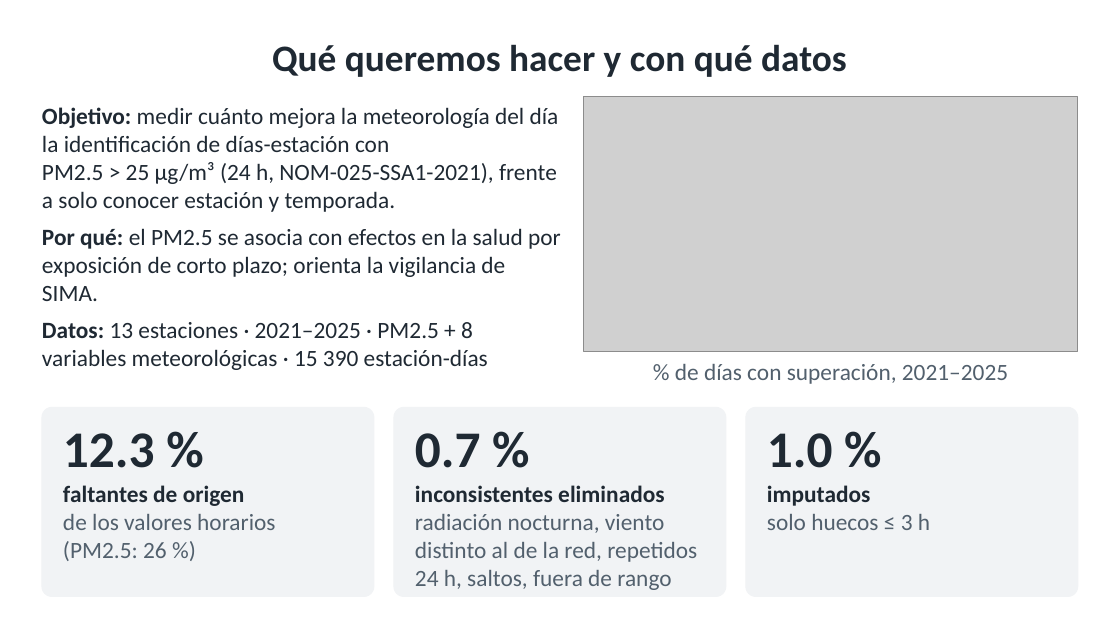
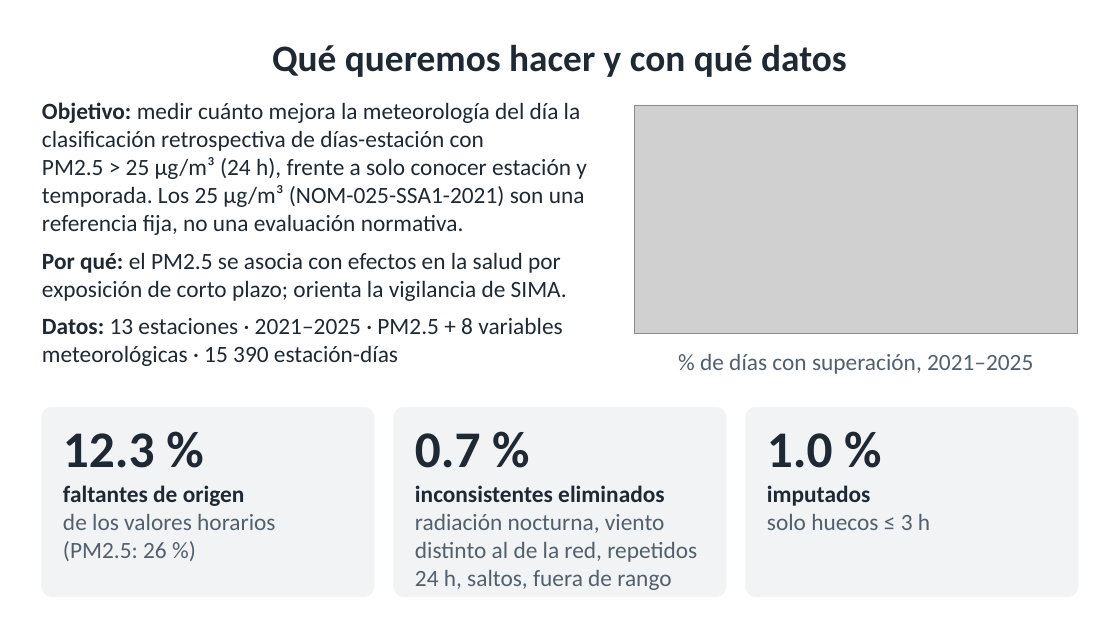
Before and after one commit to Leo-issacs/reto-sima-multivariados, a slide deck: slide 2 of docs/presentacion/Presentacion_Etapa3_SIMA.pptx. Drawn at 1120x630 pixels with LibreOffice and Linux fonts; fonts in the diff are those of the drawing; grey boxes stand for pictures. Boxes give left, top, right and bottom in pixels: in the first picture for what was removed or moved away, otherwise in the second. Text is boxed around its words. In the diff, an @@ line names an element or a change of style, - is before the commit and + after.

```diff
--- a/docs/presentacion/Presentacion_Etapa3_SIMA.pptx
+++ b/docs/presentacion/Presentacion_Etapa3_SIMA.pptx
@@ text at (42,102,587,235): text changed @@
-Objetivo: medir cuánto mejora la meteorología del día la identificación de días-estación con PM2.5 > 25 µg/m³ (24 h, NOM-025-SSA1-2021), frente a solo conocer estación y temporada.
+Objetivo: medir cuánto mejora la meteorología del día la clasificación retrospectiva de días-estación con PM2.5 > 25 µg/m³ (24 h), frente a solo conocer estación y temporada. Los 25 µg/m³ (NOM-025-SSA1-2021) son una referencia fija, no una evaluación normativa.
@@ picture: place and size @@
-picture at (584,97,1078,351)
+picture at (634,105,1078,334)
@@ text "% de días con superación, ...": place and size @@
-text "% de días con superación, ..." at (675,364,1008,384)
+text "% de días con superación, ..." at (700,354,1033,374)
```
Also in this commit, not shown: 3 other slides changed, 4 other files.
